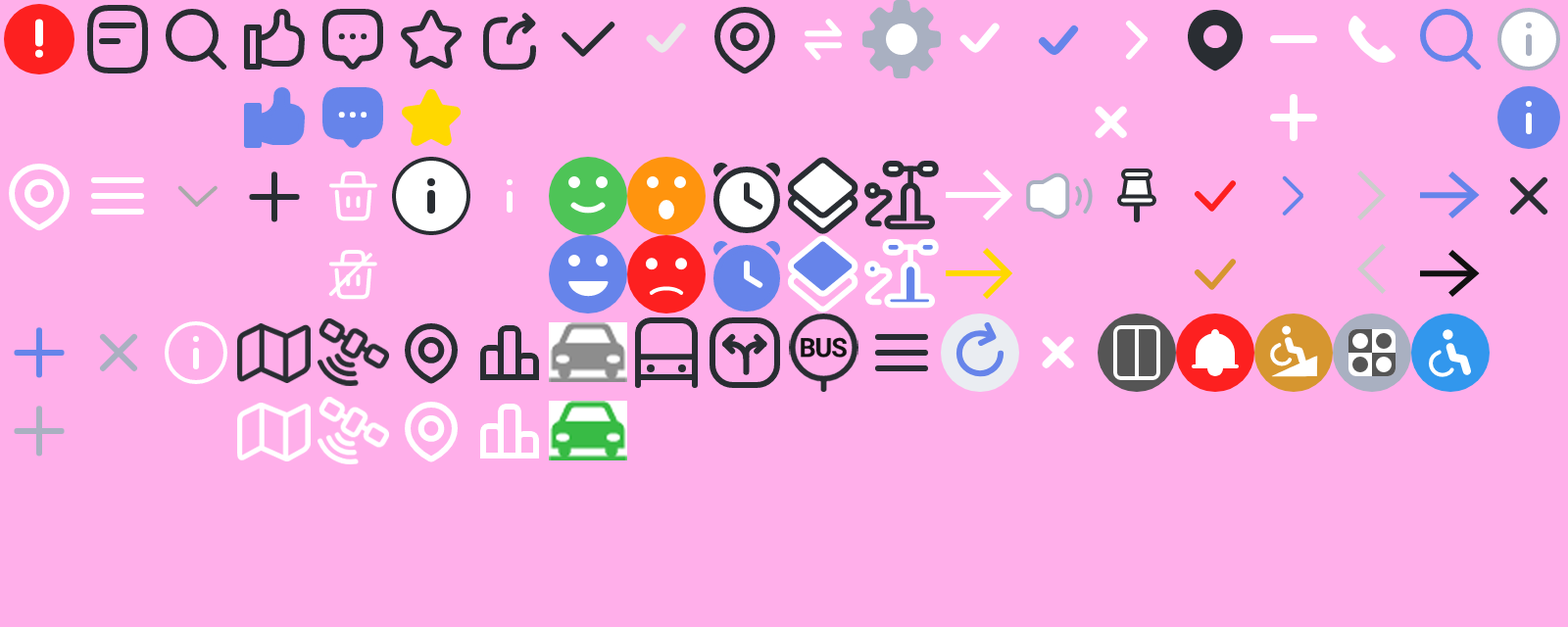
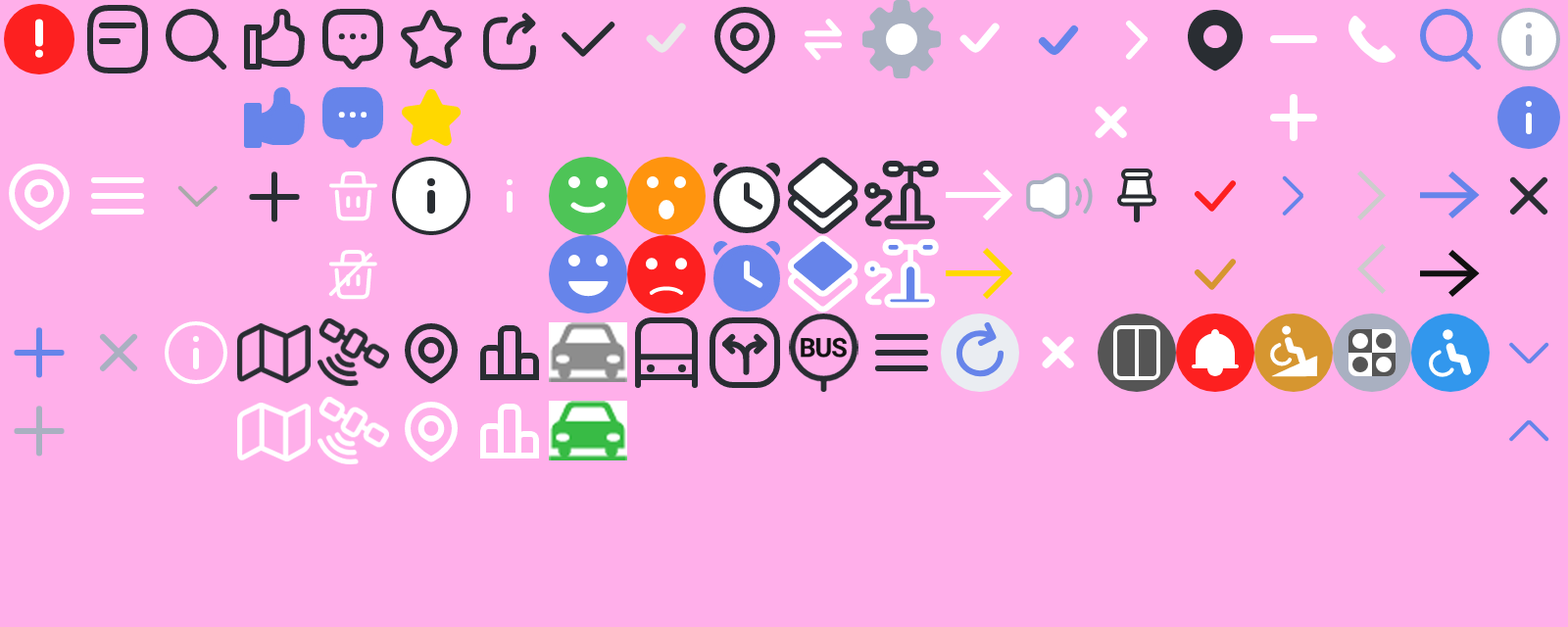
Layer changes from the first 1568 x 627 image to the second:
added layer "Layer 88" (1st of 3, in "세번쨰 줄") in group "세번쨰 줄" over [1509, 420, 1550, 442]
added layer "Layer 88" (2nd of 3, in "세번쨰 줄") in group "세번쨰 줄" over [1509, 342, 1550, 364]
